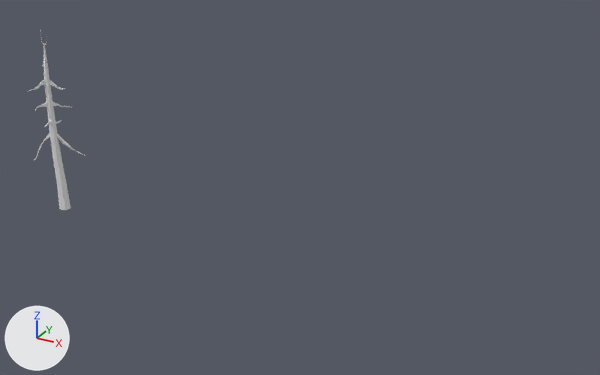
The Blender file blend/child_blenderisland_tree.blend, before and after one commit.
Camera for both pictures: a camera (50 mm lens) standing at (23.2, -22.4, 14.4) and looking at (10.7, 0.2, 3.1). The axes (+X, +Y, +Z) are drawn at lower left. The lights are the same throughout.

In view in the first picture: 'tree'.
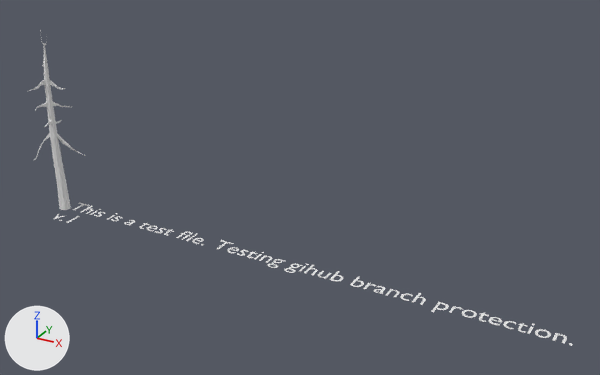
What differs and where, as boxes [x1, y1, x2, y2] in the pictures (600 x 375 px):
```json
{"object": "Text", "change": "added", "after": [54, 203, 573, 346]}
```

Scene script edits in JSON lines:
```json
{"op": "add", "block": "txt_text", "code": ["txt_text = bpy.data.curves.new('Text', 'FONT')", "txt_text.body = 'This is a test file. Testing gihub branch protection.\\nv.1'"]}
{"op": "add", "block": "ob_text", "code": ["ob_text = bpy.data.objects.new('Text', txt_text)", "ob_text.location = (0.0, 0.0, 0.0)"]}
```
